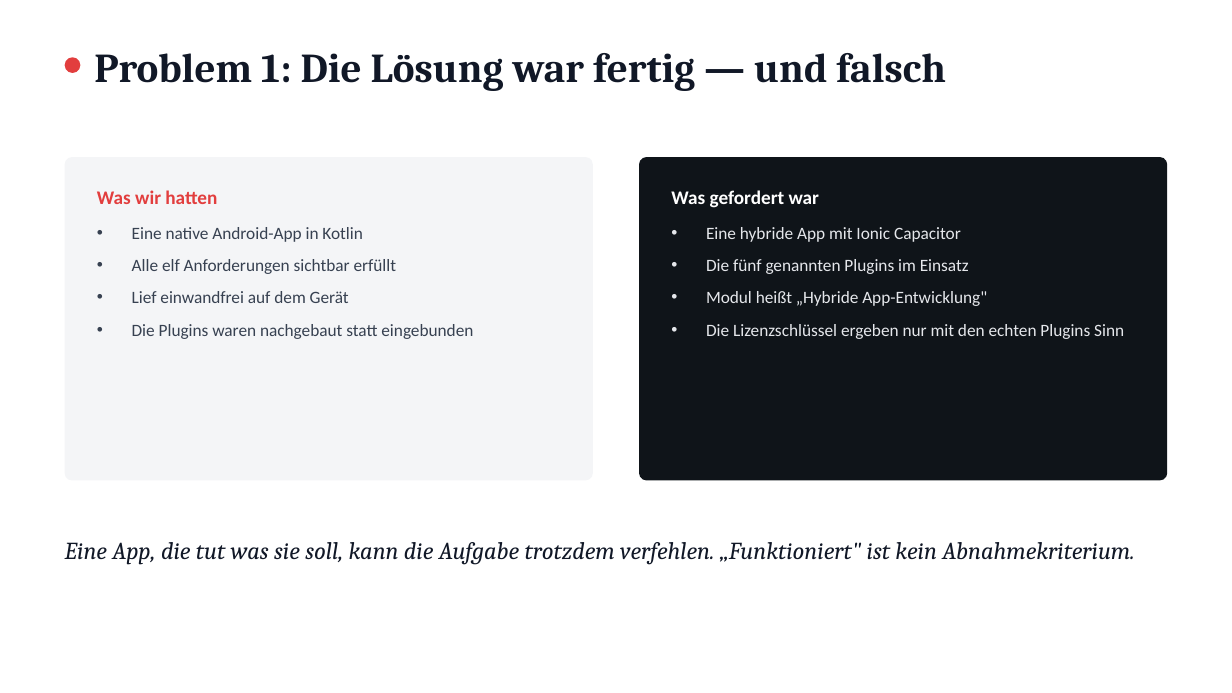
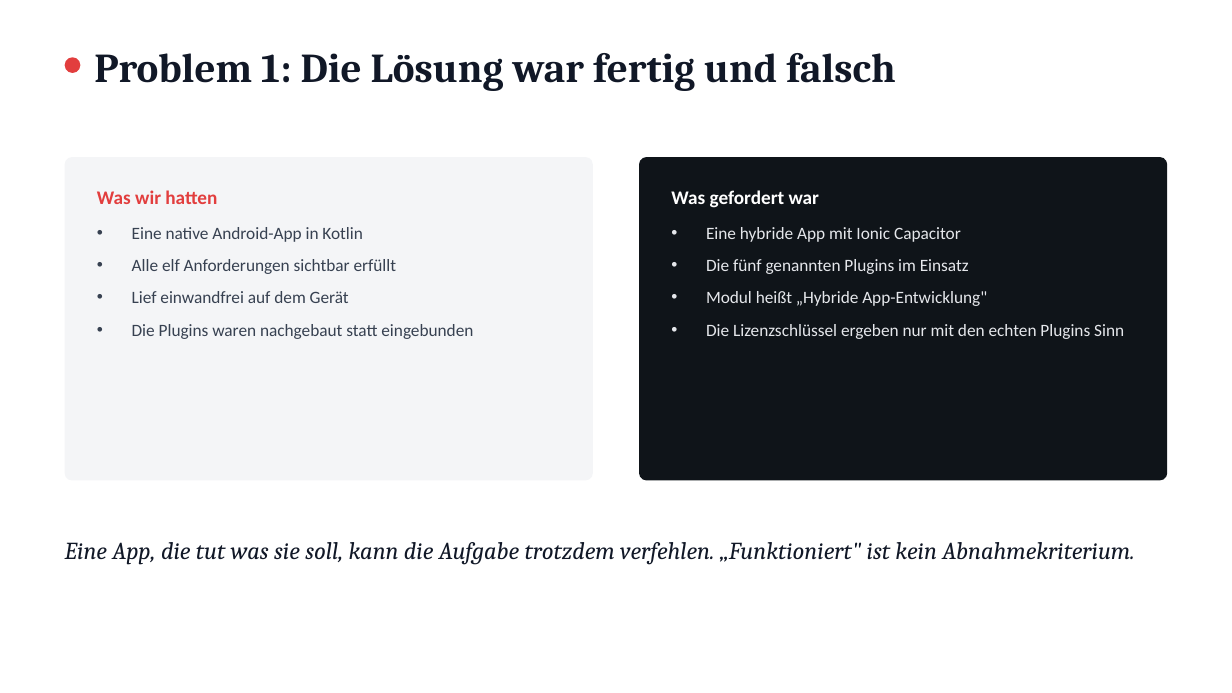
Before and after one commit to Denni-spy/audio-recorder-app, a slide deck: slide 9 of praesentation/Audio-Recorder-App-Praesentation.pptx. Drawn at 1232x693 pixels with LibreOffice and Linux fonts; fonts in the diff are those of the drawing. Boxes give left, top, right and bottom in pixels: in the first picture for what was removed or moved away, otherwise in the second. Text is boxed around its words. In the diff, an @@ line names an element or a change of style, - is before the commit and + after.

```diff
--- a/praesentation/Audio-Recorder-App-Praesentation.pptx
+++ b/praesentation/Audio-Recorder-App-Praesentation.pptx
@@ text at (94,53,895,91): text changed @@
-Problem 1: Die Lösung war fertig — und falsch
+Problem 1: Die Lösung war fertig und falsch
```
Also in this commit, not shown: 12 other slides changed, 1 slide removed.
